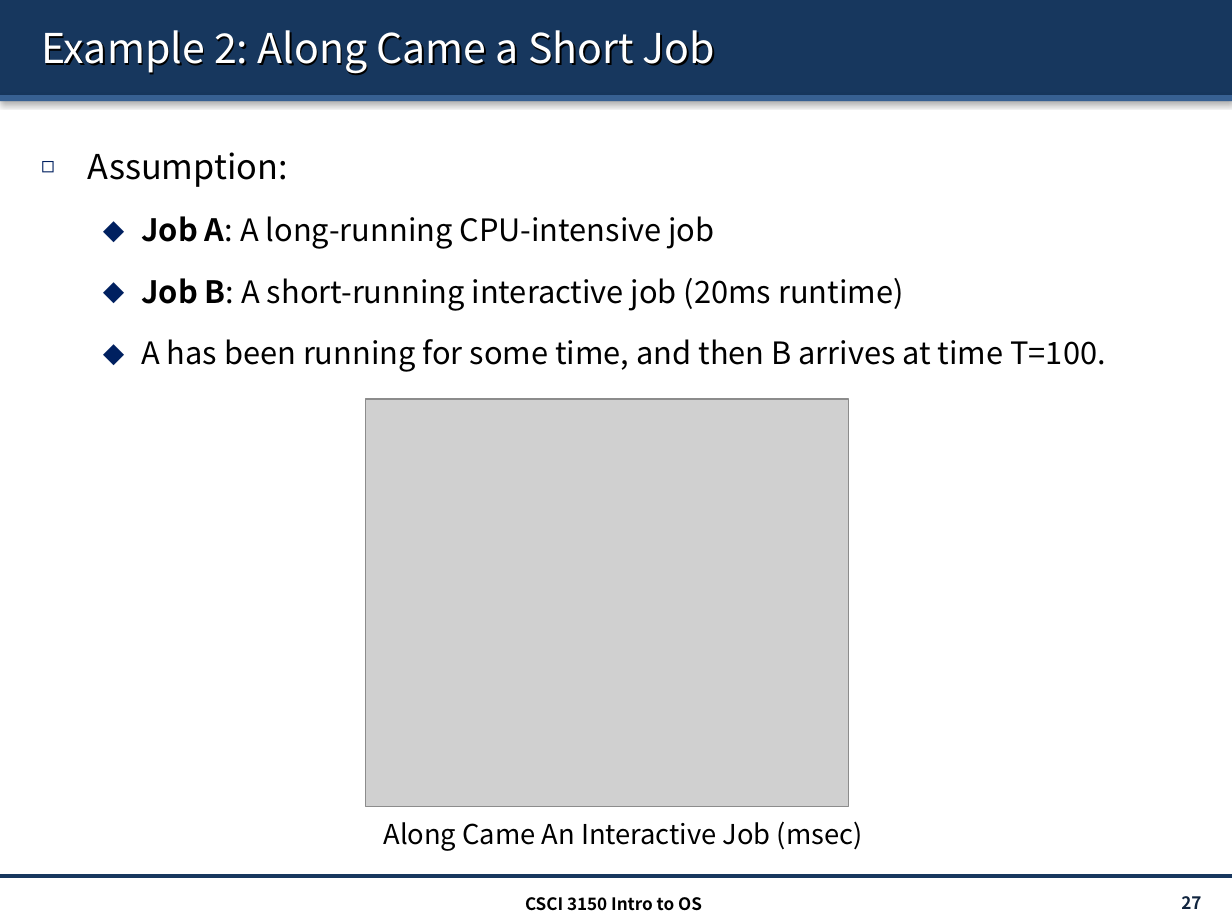
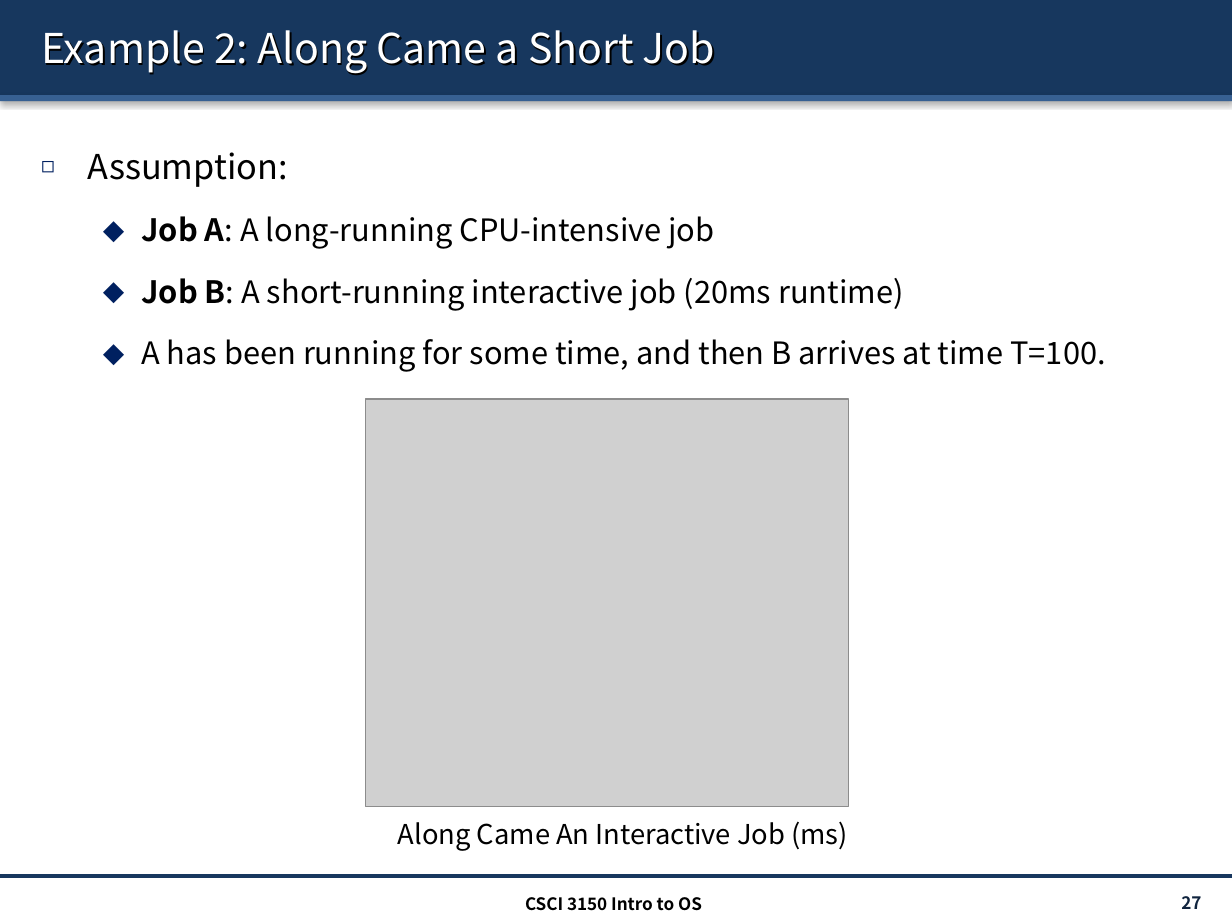
Before and after one commit to henryhxu/CSCI3150, a slide deck: slide 27 of lecture/lec9_sched.pptx. Drawn at 1232x924 pixels with LibreOffice and Linux fonts; fonts in the diff are those of the drawing; grey boxes stand for pictures. Boxes give left, top, right and bottom in pixels: in the first picture for what was removed or moved away, otherwise in the second. Text is boxed around its words. In the diff, an @@ line names an element or a change of style, - is before the commit and + after.

```diff
--- a/lecture/lec9_sched.pptx
+++ b/lecture/lec9_sched.pptx
@@ text at [398,821,848,851]: text changed @@
-Along Came An Interactive Job (msec)
+Along Came An Interactive Job (ms)
```
Also in this commit, not shown: 9 other slides changed, 2 slides removed, 1 other file.
